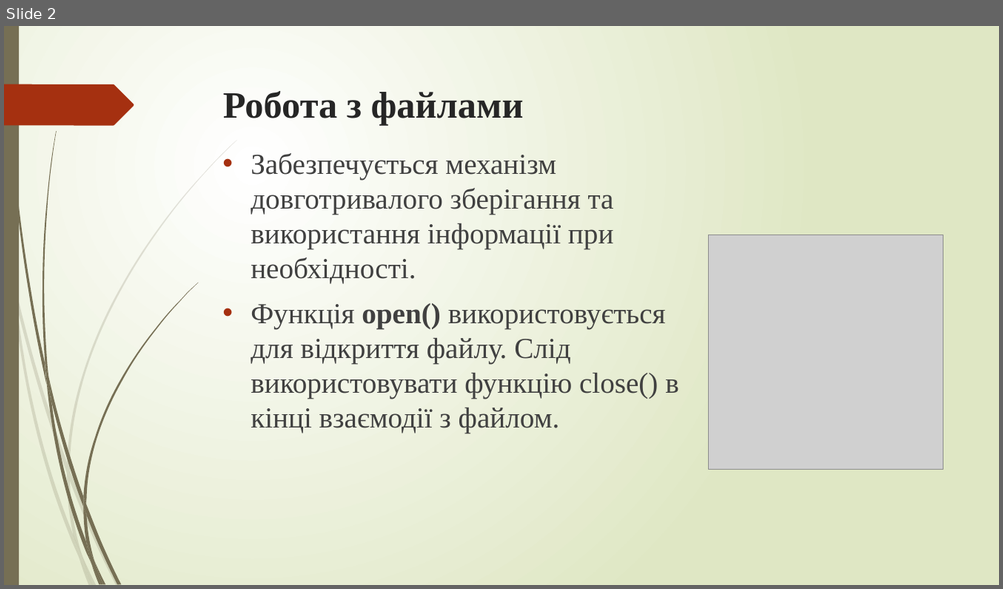
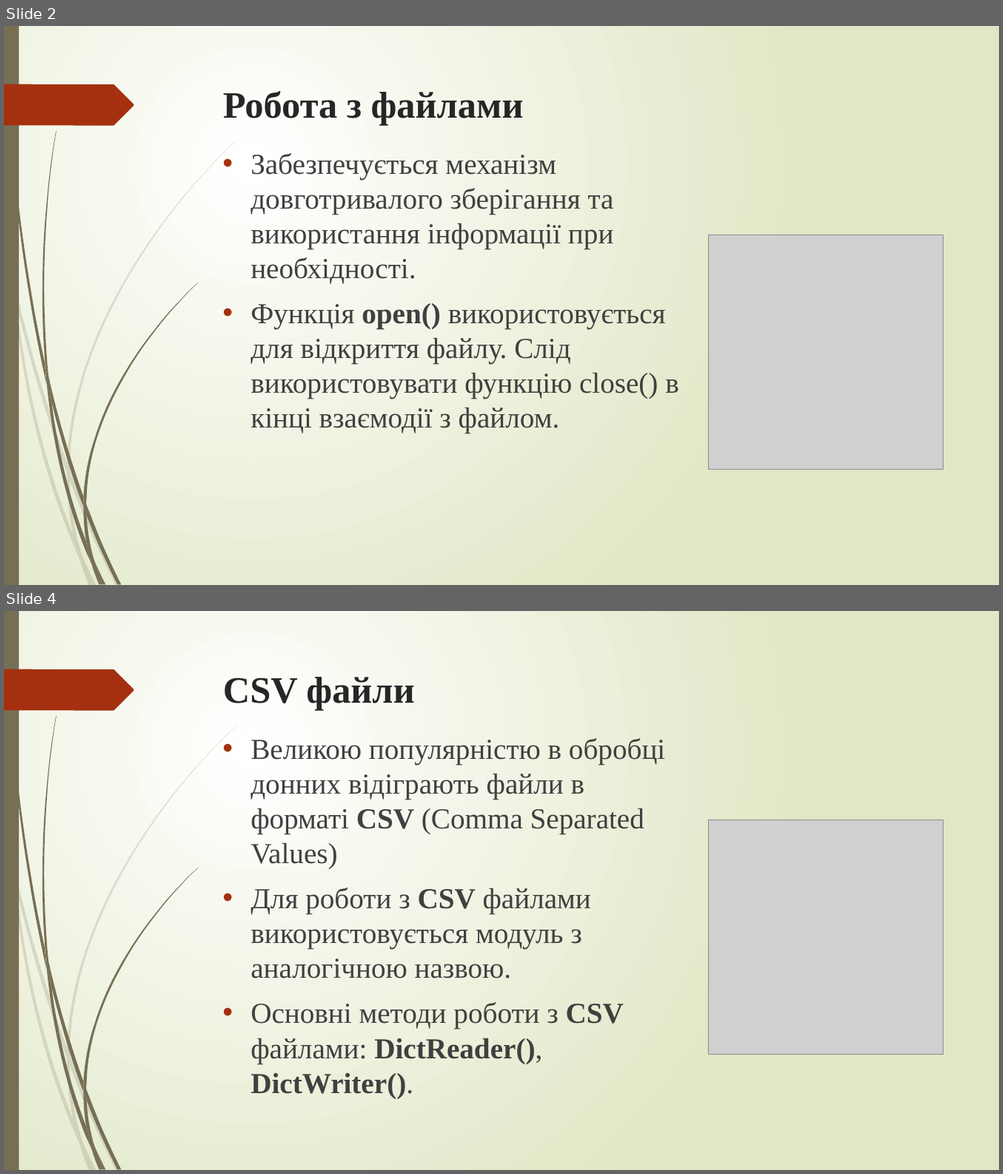
Before and after one commit to idyuba/TechnologiiProgramuvannia, a slide deck: lectures/topic_06/presentationTopic_06.pptx. Shown one above the other, each under a label of ours: slide 2 before the commit, slides 2 and 4 after it; the slides between them are not shown. The pictures are 1003x589 and 1003x1174 pixels, drawn with LibreOffice and Linux fonts; fonts in the diff are those of the drawing; grey boxes stand for pictures. Boxes give left, top, right and bottom in pixels: in the first picture for what was removed or moved away, otherwise in the second. Text is boxed around its words. In the diff, an @@ line names an element or a change of style, - is before the commit and + after.

```diff
--- a/lectures/topic_06/presentationTopic_06.pptx
+++ b/lectures/topic_06/presentationTopic_06.pptx
@@ slide 4 added at box(4, 611, 999, 1170), background gradient #FFFFFF to #DFE8C4; not listed: 24 template elements that a slide beside it also shows @@
@@ title added at box(223, 677, 414, 710), 36 pt, text #262626, bold @@
+CSV файли
@@ text added at box(250, 738, 665, 1099), 28 pt, text #404040 @@
+• Великою популярністю в обробці донних відіграють файли в форматі CSV (Comma Separated Values)
+• Для роботи з CSV файлами використовується модуль з аналогічною назвою.
+• Основні методи роботи з CSV файлами: DictReader(), DictWriter().
@@ picture added at box(708, 820, 942, 1054) @@
```
Also in this commit, not shown: 1 slide changed, 1 slide removed, 12 other files.
